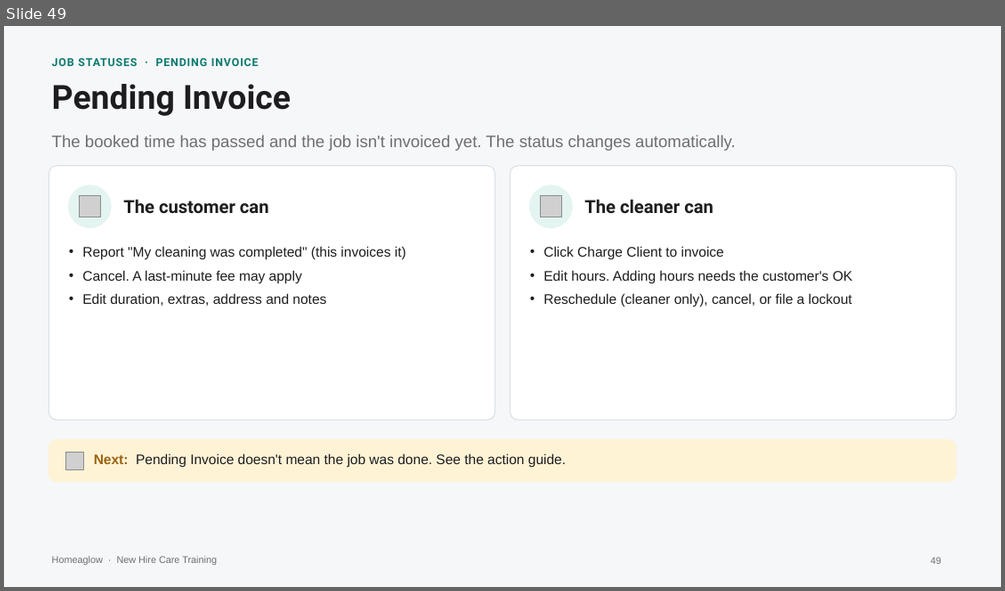
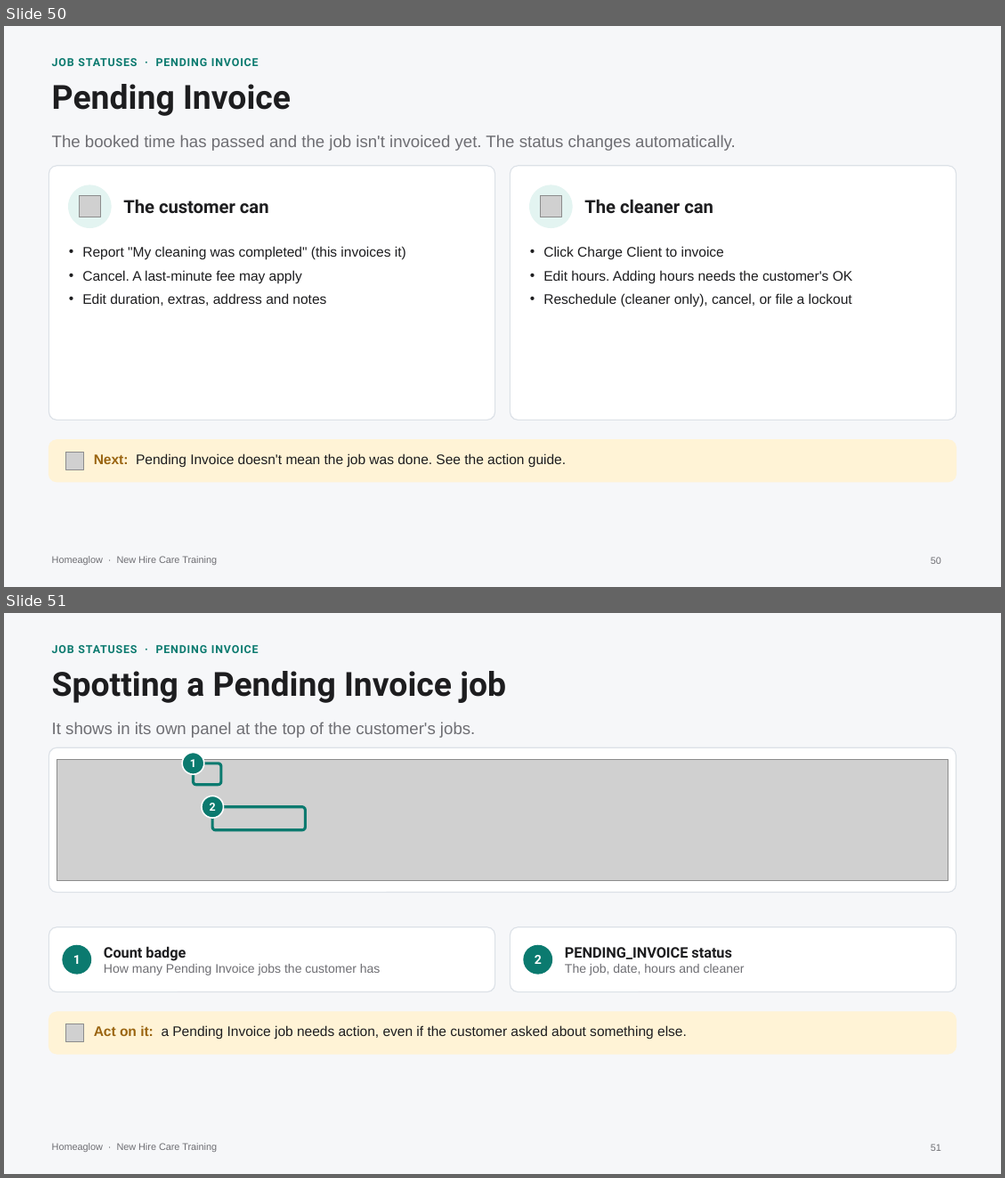
Before and after one commit to anjulimichelle/training, a slide deck: cleaner-foundations/cleaner-foundations-cp-crm.pptx. Shown one above the other, each under a label of ours: slide 49 before the commit, slides 50 and 51 after it. The pictures are 1005x591 and 1005x1178 pixels, drawn with LibreOffice and Linux fonts; fonts in the diff are those of the drawing; grey boxes stand for pictures. Boxes give left, top, right and bottom in pixels: in the first picture for what was removed or moved away, otherwise in the second. Text is boxed around its words. In the diff, an @@ line names an element or a change of style, - is before the commit and + after.

```diff
--- a/cleaner-foundations/cleaner-foundations-cp-crm.pptx
+++ b/cleaner-foundations/cleaner-foundations-cp-crm.pptx
@@ slide 51 added at bbox=[4, 613, 1001, 1174], background #F6F7F9; not listed: 1 template element that a slide beside it also shows @@
@@ text added at bbox=[52, 645, 259, 653], 8 pt, text #0B7A6F, bold @@
+JOB STATUSES · PENDING INVOICE
@@ text added at bbox=[52, 671, 506, 703], 24 pt, text #1D1D1F, bold @@
+Spotting a Pending Invoice job
@@ text added at bbox=[52, 722, 475, 738], 12 pt, text #6E6E73 @@
+It shows in its own panel at the top of the customer's jobs.
@@ rounded rectangle added at bbox=[48, 747, 956, 892], fill #FFFFFF, outline #DCE1E7 0.75 pt @@
@@ picture added at bbox=[57, 760, 948, 880] @@
@@ ellipse added at bbox=[182, 753, 204, 774], fill #0B7A6F, outline #FFFFFF 1 pt @@
@@ text added at bbox=[190, 759, 196, 767], 8 pt, text #FFFFFF, bold @@
+1
@@ rounded rectangle added at bbox=[194, 763, 221, 785], outline #0B7A6F 2 pt @@
@@ ellipse added at bbox=[202, 795, 223, 818], fill #0B7A6F, outline #FFFFFF 1 pt @@
@@ text added at bbox=[210, 803, 216, 811], 8 pt, text #FFFFFF, bold @@
+2
@@ rounded rectangle added at bbox=[212, 806, 305, 829], outline #0B7A6F 2 pt @@
@@ rounded rectangle added at bbox=[48, 927, 494, 992], fill #FFFFFF, outline #DCE1E7 0.75 pt @@
@@ rounded rectangle added at bbox=[510, 927, 956, 992], fill #FFFFFF, outline #DCE1E7 0.75 pt @@
@@ ellipse added at bbox=[63, 945, 90, 973], fill #0B7A6F, outline #0B7A6F 1 pt @@
@@ text added at bbox=[73, 955, 81, 964], 9 pt, text #FFFFFF, bold @@
+1
@@ text added at bbox=[104, 946, 380, 975], 9 pt, text #6E6E73 @@
+Count badge
+How many Pending Invoice jobs the customer has
@@ ellipse added at bbox=[524, 945, 551, 973], fill #0B7A6F, outline #0B7A6F 1 pt @@
@@ text added at bbox=[534, 955, 542, 964], 9 pt, text #FFFFFF, bold @@
+2
@@ text added at bbox=[565, 947, 744, 975], 9 pt, text #6E6E73 @@
+PENDING_INVOICE status
+The job, date, hours and cleaner
@@ rounded rectangle added at bbox=[48, 1012, 956, 1054], fill #FFF3D6, outline #FFF3D6 0.75 pt @@
@@ picture added at bbox=[65, 1023, 84, 1042] @@
@@ text added at bbox=[94, 1025, 687, 1039], 10 pt, text #1D1D1F @@
+Act on it: a Pending Invoice job needs action, even if the customer asked about something else.
@@ page number added at bbox=[930, 1143, 941, 1151], 7 pt, text #6E6E73 @@
+51
@@ what was slide 49 is now slide 50 @@
@@ page number at bbox=[930, 556, 941, 564]: text changed @@
-49
+50
```
Also in this commit, not shown: 1 other slide added, 3 other files.
